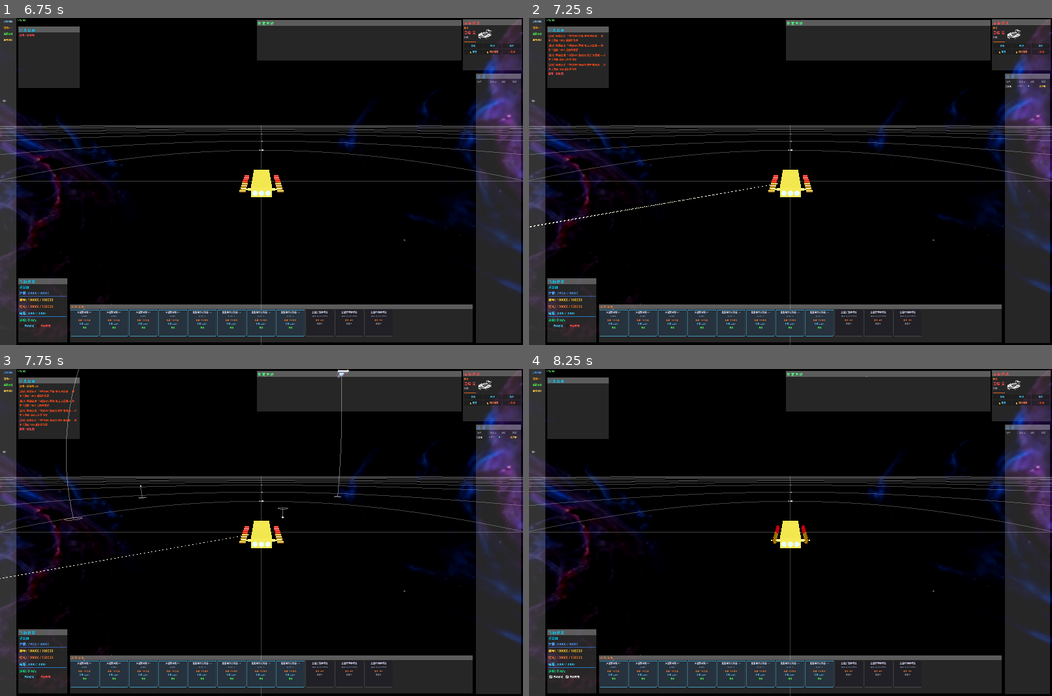
Above: before the commit, frames 1-4 (two rows, left to right).
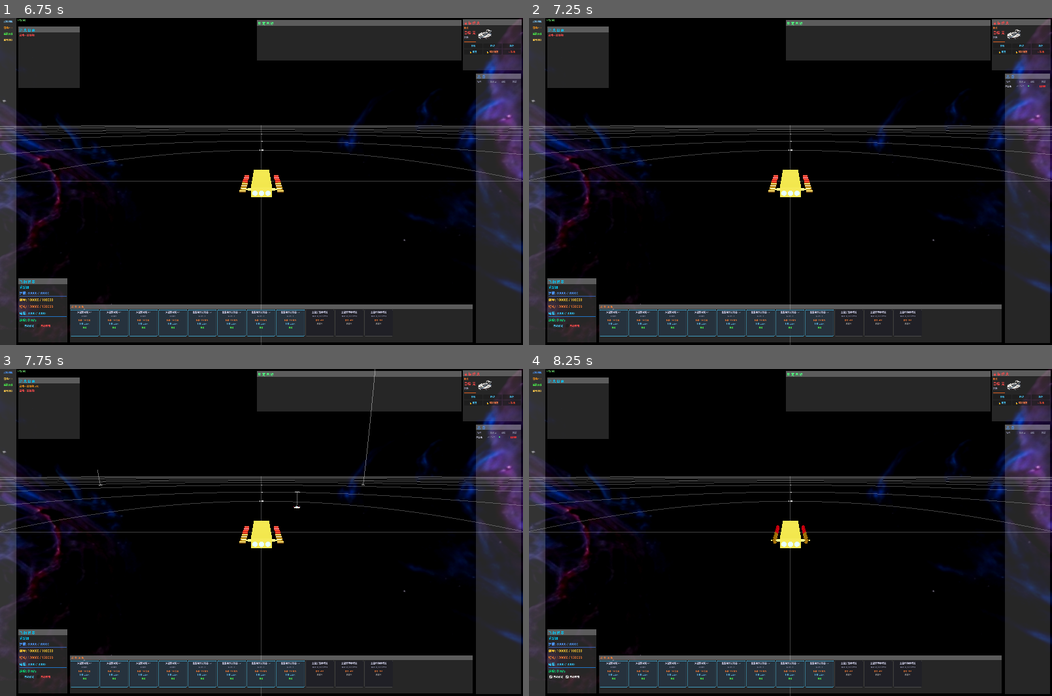
Above: after the commit, the same moments.

Repository: ZhanXuzhao/space-war
Game: Godot game, scene res://scenes/main.tscn
The game is run twice, just before and just after one commit, with the same random seed, the same clock (stepped at 60 frames per second) and the same inputs. The engine's default icon, where the game draws it, is replaced by a stand-in: a white triangle on a blue panel in a dark square.
Inputs:
- Up to frame 1 (6.75 s): click "自动锁定" at 0.5 s; click "自动攻击" at 1.25 s; click "靠近" at 2 s; click "环绕" at 2.75 s; click "跃迁" at 3.5 s; click "🔒 锁定" at 4.25 s; click "🔓 解除锁定" at 5 s; click "⚔ 攻击" at 5.75 s; click "召唤敌舰" at 6.5 s
- Up to frame 2 (7.25 s): no input
- Up to frame 3 (7.75 s): click "召唤x10" at 7.25 s
- Up to frame 4 (8.25 s): click "新建游戏" at 8 s

Frame 1 is identical in both runs. In frame 2, 0.4% of the frame differs, in the area x 0-99%, y 4-85%; in frame 3, 0.6%, in the area x 0-99%, y 0-85%; in frame 4, less than 0.1%.

Commit message:
调整敌船出生距离；更新启动图标；

Diff:
--- a/project.godot
+++ b/project.godot
@@ -13,7 +13,7 @@
 config/name="SpaceWar"
 run/main_scene="res://scenes/main.tscn"
 config/features=PackedStringArray("4.7", "Forward Plus")
-config/icon="res://icon.svg"
+config/icon="res://images/icon_launch.png"
 
 [autoload]
 
--- a/scenes/main.tscn
+++ b/scenes/main.tscn
@@ -39,7 +39,4 @@
 script = ExtResource("4")
 spawn_interval_min = 10.0
 spawn_interval_max = 30.0
-spawn_distance_min = 3000.0
-spawn_distance_max = 10000.0
 max_enemies = 8
-enable_warp_effect = true
--- a/scripts/world/EnemySpawner.gd
+++ b/scripts/world/EnemySpawner.gd
@@ -6,8 +6,8 @@
 
 signal enemy_spawned(enemy: Ship)
 
-@export var spawn_distance_min: float = 5000.0  # 最小生成距离（距玩家）
-@export var spawn_distance_max: float = 10000.0 # 最大生成距离（距玩家）
+@export var spawn_distance_min: float = 10000.0  # 最小生成距离（距玩家）
+@export var spawn_distance_max: float = 30000.0 # 最大生成距离（距玩家）
 @export var wave_size: int = 1                 # 每波召唤数量
 @export var enable_warp_effect: bool = true     # 是否启用跃迁入场效果
 
@@ -19,9 +19,9 @@
 }
 
 # 船型分布权重（总和不必为1）
-@export var frigate_weight: float = 0.5
-@export var cruiser_weight: float = 0.5
-@export var battleship_weight: float = 0.0
+@export var frigate_weight: float = 1.0
+@export var cruiser_weight: float = 1.0
+@export var battleship_weight: float = 1.0
 
 var player_ship: Ship = null
 var current_enemies: Array[Ship] = []
Binary file added: images/icon_launch.png
Not shown, added: images/icon_launch.png.import
